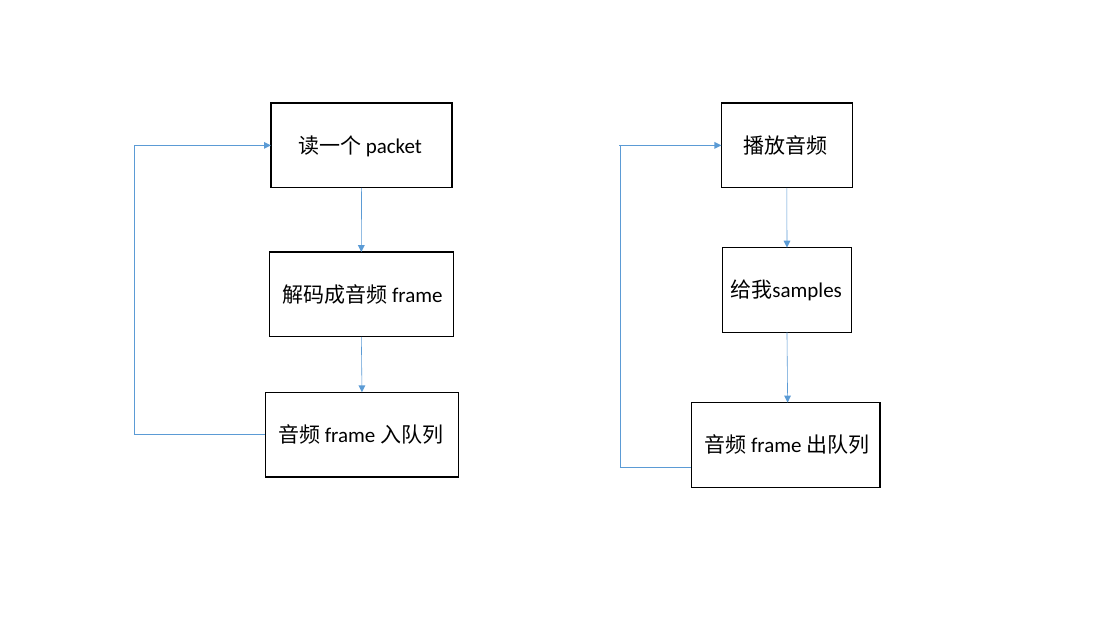
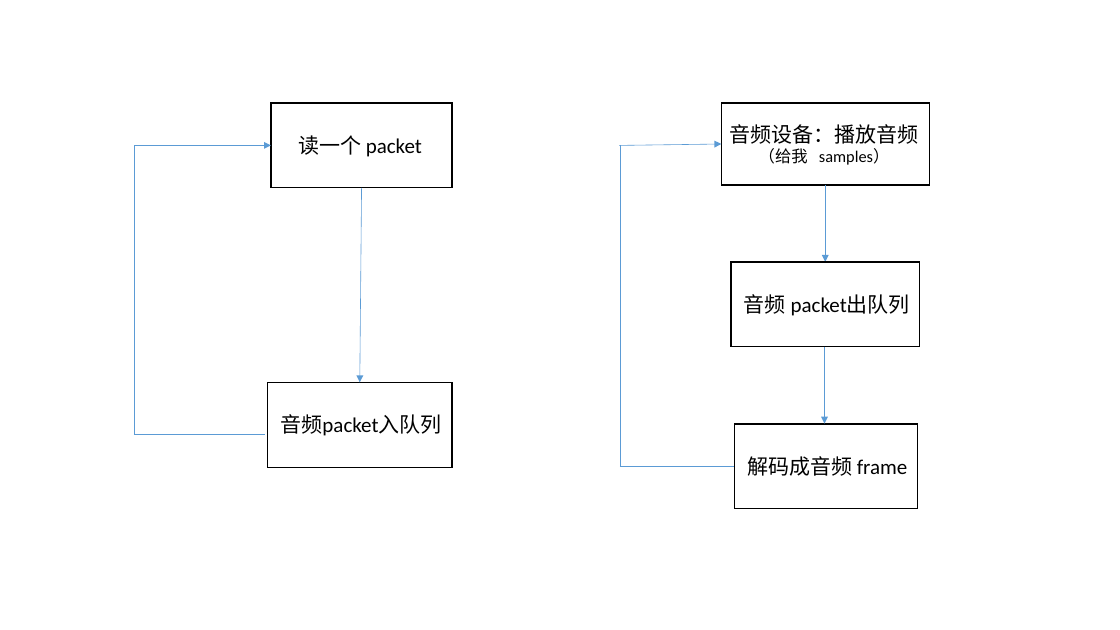
Before and after one commit to shileiz/notes, a slide deck: slide 9 of FFmpeg/slides/03/SDL-AUDIO.pptx. Drawn at 1120x630 pixels with LibreOffice and Linux fonts; fonts in the diff are those of the drawing. Boxes give left, top, right and bottom in pixels: in the first picture for what was removed or moved away, otherwise in the second. Text is boxed around its words. In the diff, an @@ line names an element or a change of style, - is before the commit and + after.

```diff
--- a/FFmpeg/slides/03/SDL-AUDIO.pptx
+++ b/FFmpeg/slides/03/SDL-AUDIO.pptx
@@ rectangle "音频设备：播放音频": place and size @@
-rectangle "音频设备：播放音频" at (722, 103, 853, 188)
+rectangle "音频设备：播放音频" at (722, 103, 929, 186)
@@ text in rectangle at (730, 124, 919, 165): text changed; size 18 to 14 pt @@
-播放音频
+音频设备：播放音频
+（给我 samples）
@@ arrow moved from (361, 188) - (361, 252) to (361, 188) - (360, 382) @@
@@ arrow moved from (787, 188) - (787, 248) to (825, 185) - (825, 262) @@
@@ rectangle removed at (723, 248, 852, 333) @@
-给我samples
@@ rectangle "音频 packet出队列": place and size @@
-rectangle "音频 packet出队列" at (691, 402, 881, 487)
+rectangle "音频 packet出队列" at (731, 262, 920, 347)
@@ text in rectangle at (744, 294, 910, 316): text changed @@
-音频 frame 出队列
+音频 packet出队列
@@ arrow removed from (361, 337) to (362, 392) @@
@@ arrow moved from (787, 333) - (788, 402) to (825, 347) - (825, 423) @@
@@ rectangle "音频packet入队列": place and size @@
-rectangle "音频packet入队列" at (270, 252, 454, 337)
+rectangle "音频packet入队列" at (267, 382, 452, 467)
@@ rectangle removed at (266, 392, 459, 477) @@
-音频 frame 入队列
@@ text in rectangle at (280, 414, 441, 436): text changed @@
-解码成音频 frame
+音频packet入队列
@@ rectangle added at (734, 424, 918, 509), fill #FFFFFF, outline #000000 1 pt, 18 pt, text #000000 @@
+解码成音频 frame
@@ line moved from (620, 467) - (723, 467) to (620, 466) - (734, 466) @@
```
Also in this commit, not shown: 1 other slide changed, 3 other files.
